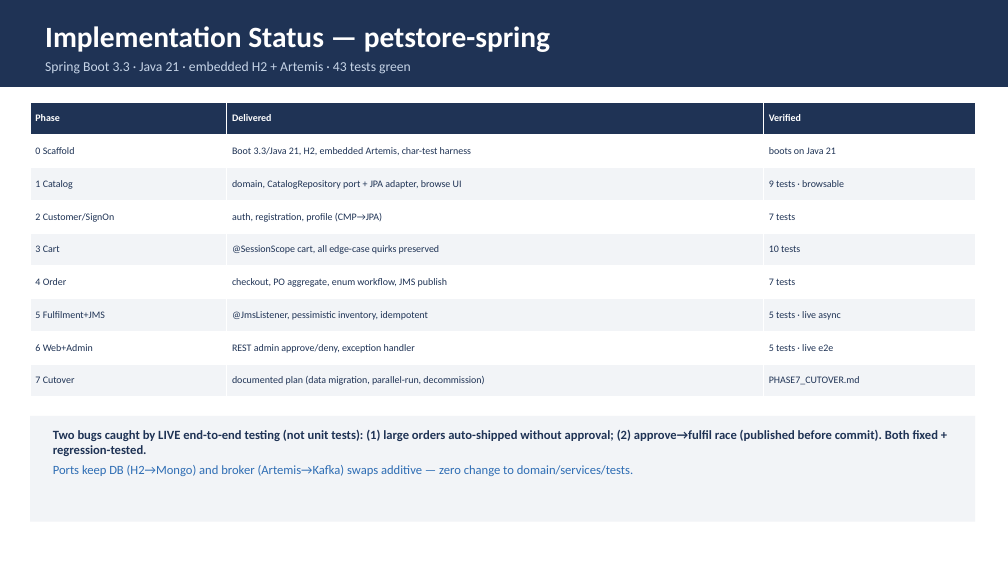
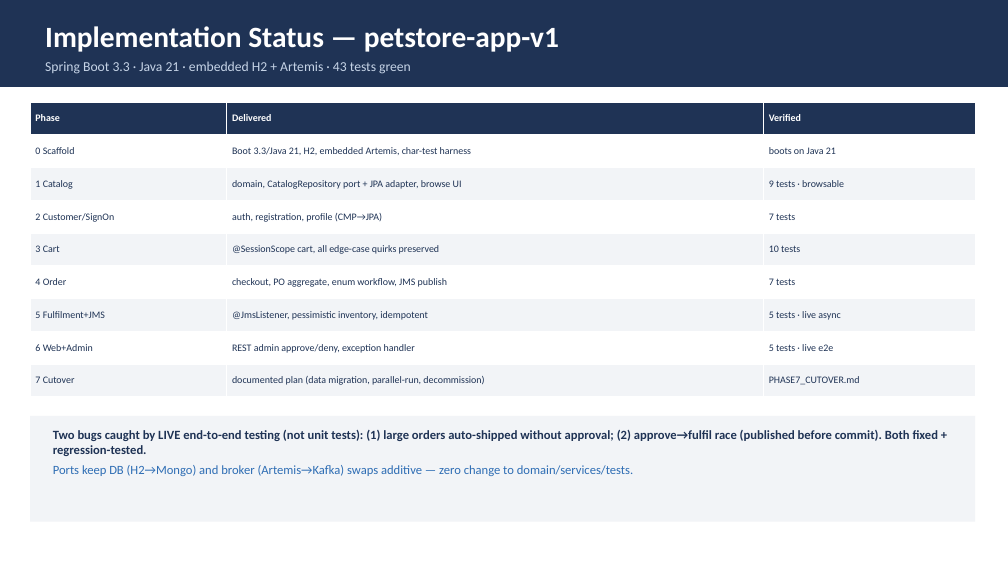
Before and after one commit to Vishak-94/pet-store, a slide deck: slide 40 of PetStore_Architecture_LLD.pptx. Drawn at 1008x567 pixels with LibreOffice and Linux fonts; fonts in the diff are those of the drawing. Boxes give left, top, right and bottom in pixels: in the first picture for what was removed or moved away, otherwise in the second. Text is boxed around its words. In the diff, an @@ line names an element or a change of style, - is before the commit and + after.

```diff
--- a/PetStore_Architecture_LLD.pptx
+++ b/PetStore_Architecture_LLD.pptx
@@ text at box(45, 26, 559, 52): text changed @@
-Implementation Status — petstore-spring
+Implementation Status — petstore-app-v1
```
Also in this commit, not shown: 2 other slides changed, 2 slides added, 4 other files.
